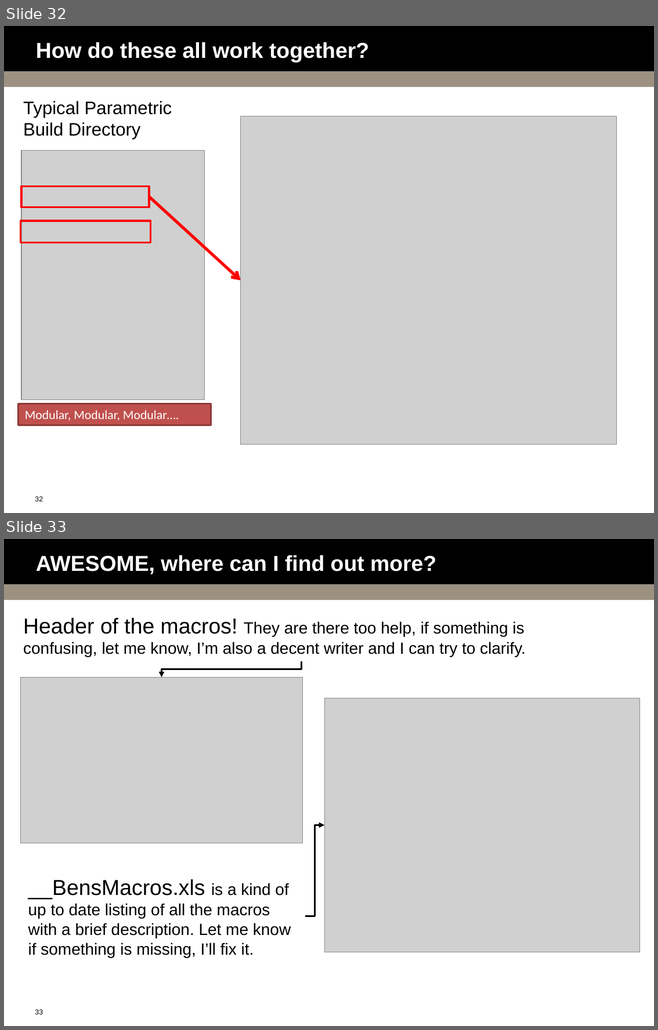
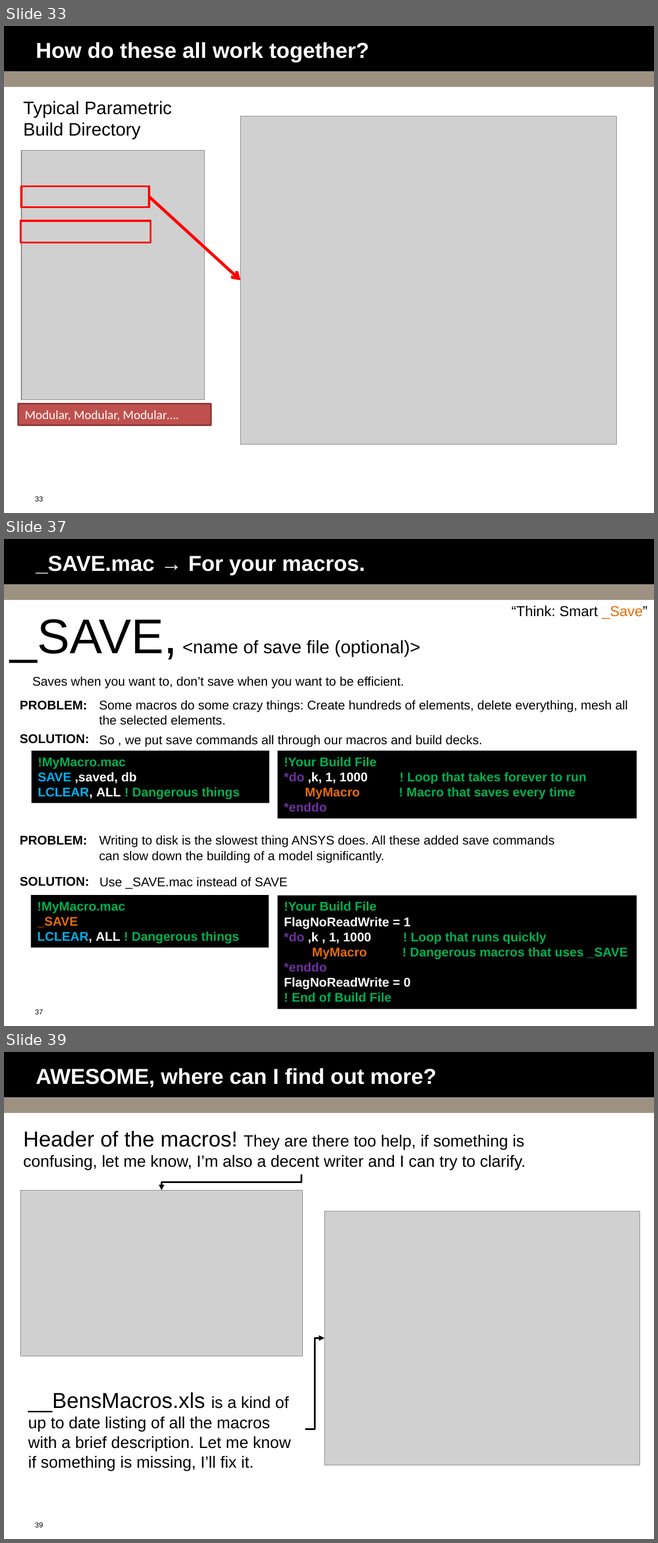
Before and after one commit to bguest/ansys-macros, a slide deck: Macro-Mania.pptx. Shown one above the other, each under a label of ours: slides 32 and 33 before the commit, slides 33, 37 and 39 after it; the slides between them are not shown. The pictures are 658x1030 and 658x1543 pixels, drawn with LibreOffice and Linux fonts; fonts in the diff are those of the drawing; grey boxes stand for pictures; background and template pictures are left out. Boxes give left, top, right and bottom in pixels: in the first picture for what was removed or moved away, otherwise in the second. Text is boxed around its words. In the diff, an @@ line names an element or a change of style, - is before the commit and + after.

```diff
--- a/Macro-Mania.pptx
+++ b/Macro-Mania.pptx
@@ slide 37 added at <box>4,539,654,1026</box>, background #FFFFFF; not listed: 3 template elements that a slide beside it also shows @@
@@ title added at <box>36,556,365,576</box>, 24 pt, text #FFFFFF, bold @@
+_SAVE.mac → For your macros.
@@ text added at <box>511,606,647,619</box>, 16 pt, text #000000 @@
+“Think: Smart _Save”
@@ text added at <box>10,619,420,662</box>, 20 pt, text #000000 @@
+_SAVE, <name of save file (optional)>
@@ text added at <box>32,676,404,689</box>, 14 pt, text #000000 @@
+Saves when you want to, don’t save when you want to be efficient.
@@ text added at <box>20,700,87,710</box>, 14 pt, text #000000, bold @@
+PROBLEM:
@@ text added at <box>99,700,628,725</box>, 14 pt, text #000000 @@
+Some macros do some crazy things: Create hundreds of elements, delete everything, mesh all the selected elements.
@@ text added at <box>20,734,89,744</box>, 14 pt, text #000000, bold @@
+SOLUTION:
@@ text added at <box>99,735,482,747</box>, 14 pt, text #000000 @@
+So , we put save commands all through our macros and build decks.
@@ rectangle added at <box>31,751,269,803</box>, fill #000000, 14 pt, text #00B050, bold @@
+!MyMacro.mac
+SAVE ,saved, db
+LCLEAR, ALL ! Dangerous things
@@ rectangle added at <box>278,751,636,819</box>, fill #000000, 14 pt, text #00B050, bold @@
+!Your Build File
+*do ,k, 1, 1000 ! Loop that takes forever to run
+MyMacro ! Macro that saves every time
+*enddo
@@ text added at <box>20,835,87,845</box>, 14 pt, text #000000, bold @@
+PROBLEM:
@@ text added at <box>99,835,554,863</box>, 14 pt, text #000000 @@
+Writing to disk is the slowest thing ANSYS does. All these added save commands can slow down the building of a model significantly.
@@ text added at <box>20,877,89,886</box>, 14 pt, text #000000, bold @@
+SOLUTION:
@@ text added at <box>100,877,288,889</box>, 14 pt, text #000000 @@
+Use _SAVE.mac instead of SAVE
@@ rectangle added at <box>31,895,268,947</box>, fill #000000, 14 pt, text #00B050, bold @@
+!MyMacro.mac
+_SAVE
+LCLEAR, ALL ! Dangerous things
@@ rectangle added at <box>278,896,636,1009</box>, fill #000000, 14 pt, text #00B050, bold @@
+!Your Build File
+FlagNoReadWrite = 1
+*do ,k , 1, 1000 ! Loop that runs quickly
+MyMacro ! Dangerous macros that uses _SAVE
+*enddo
+FlagNoReadWrite = 0
+! End of Build File
@@ what was slide 32 is now slide 33 @@
@@ page number at <box>35,496,43,502</box>: text changed @@
-32
+33
@@ what was slide 33 is now slide 39 @@
@@ page number at <box>35,1522,43,1528</box>: text changed @@
-33
+39
```
Also in this commit, not shown: 5 other slides added, 5 other files.
